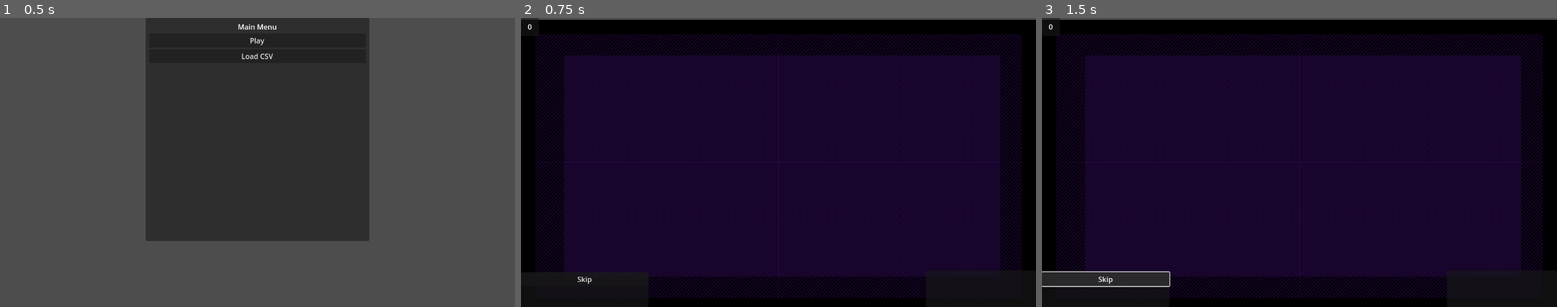
Above: before the commit, frames 1-3 (left to right).
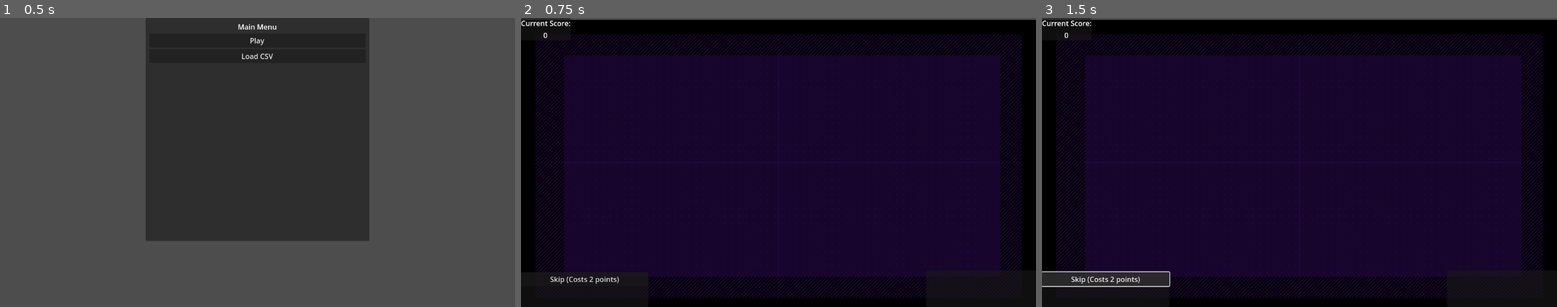
Above: after the commit, the same moments.

Repository: Mackenzie-Beck/FIFA2025
Game: Godot game, scene res://main.tscn
Same seed, same stepped clock (60 frames per second), same inputs: the game is played once before the commit and once after it.
Inputs:
- Up to frame 1 (0.5 s): no input
- Up to frame 2 (0.75 s): click "Play" at 0.5 s
- Up to frame 3 (1.5 s): click "Skip" (after the commit: "Skip (Costs 2 points)") at 1.25 s

Frame 1 is identical in both runs. In frame 2, 0.3% of the frame differs, in the area x 0-20%, y 0-92%; in frame 3, 0.3%.
Error in both runs: Invalid access to property or key '<null>' on a base object of type 'Dictionary'. (res://scripts/QuestionBank.gd:11)

Commit message:
color changes line when answer is correct

Diff:
--- a/Game.gd
+++ b/Game.gd
@@ -18,3 +18,8 @@
 	term_interface.set_term_set(question[0], question[1])
 	term_interface.set_equation_template(question[0], question[1])
 	object_layer.initialize_game_world(question[0])
+
+
+
+func is_equation_correct() -> bool:
+	return term_interface.is_equation_correct()
--- a/UI/equation_template.tscn
+++ b/UI/equation_template.tscn
@@ -18,7 +18,7 @@
 [node name="SkipButton" type="Button" parent="VBoxContainer"]
 layout_mode = 2
 size_flags_horizontal = 5
-text = "Skip"
+text = "Skip (Costs 2 points)"
 
 [node name="correct_label" type="Label" parent="VBoxContainer"]
 layout_mode = 2
--- a/UI/term_interface.gd
+++ b/UI/term_interface.gd
@@ -5,7 +5,8 @@
 @onready var equation_template: EquationTemplate = $EquationTemplate
 @onready var term_set: PanelContainer = $TermSet
 @onready var grabbed_term: Term = $GrabbedTerm
-@onready var points: Label = $PanelContainer/Points
+@onready var points: Label = $PanelContainer/VBoxContainer/Points
+
 
 var correct_equation : String
 
@@ -92,6 +93,9 @@
 				term_set.set_term_slot(index, grabbed_term.term_label.text)
 
 
+func is_equation_correct() -> bool:
+	return equation_template.get_equation() == correct_equation
+
 func check_equation_correct():
 	if equation_template.get_equation() == correct_equation:
 		equation_is_correct.emit()
--- a/UI/term_interface.tscn
+++ b/UI/term_interface.tscn
@@ -40,7 +40,14 @@
 offset_right = 40.0
 offset_bottom = 40.0
 
-[node name="Points" type="Label" parent="PanelContainer"]
+[node name="VBoxContainer" type="VBoxContainer" parent="PanelContainer"]
+layout_mode = 2
+
+[node name="Label" type="Label" parent="PanelContainer/VBoxContainer"]
+layout_mode = 2
+text = "Current Score:"
+
+[node name="Points" type="Label" parent="PanelContainer/VBoxContainer"]
 layout_mode = 2
 text = "0"
 horizontal_alignment = 1
--- a/game.tscn
+++ b/game.tscn
@@ -188,3 +188,5 @@
 [node name="term_interface" parent="UiControl" instance=ExtResource("7_ehkex")]
 offset_right = 0.0
 offset_bottom = 0.0
+
+[editable path="UiControl/term_interface"]
--- a/object_layer.gd
+++ b/object_layer.gd
@@ -11,7 +11,7 @@
 
 
 func initialize_game_world(equation :String):
-	print("equaiton in initialize game world: ", equation)
+	print("equation in initialize game world: ", equation)
 
 	# clear the y= from the string so it fits the expression
 	var cleaned_equation = equation.substr(2)
@@ -118,7 +118,10 @@
 		line.add_point(map_to_local(point))
 
 	line.width = 2
-	line.default_color = Color.RED
+	if get_parent().is_equation_correct():
+		line.default_color = Color.WEB_GREEN
+	else:
+		line.default_color = Color.DARK_RED
 	add_child(line)
 
 
